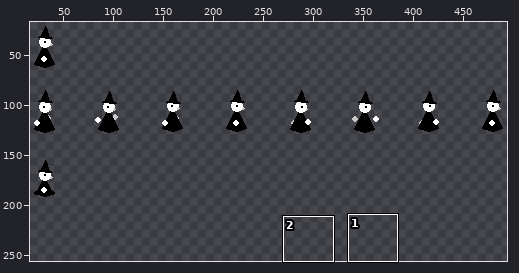
One commit to this pixel-art file: GameEngine/img/AnimationSheet.ase. Above, an overview of the earlier version with the close-up marked.
Close-up. Old version:
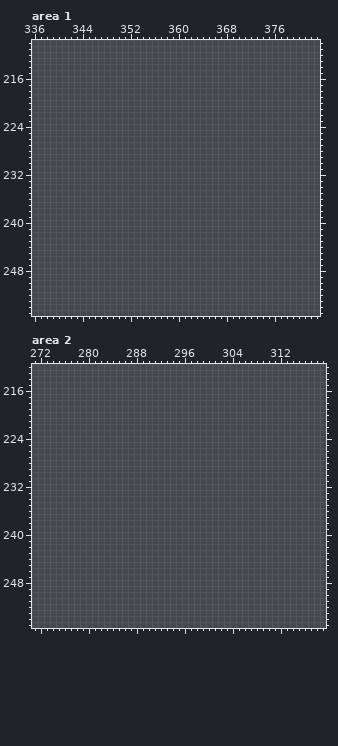
224x129 pixels, 1 frame. Shown: area 1: x 336..383, y 210..255; area 2: x 271..319, y 212..255. The old version is drawn lined up with the new one. The wide view leaves out empty margins. The commit also changed other parts of the picture, which this record leaves out.
Once edited:
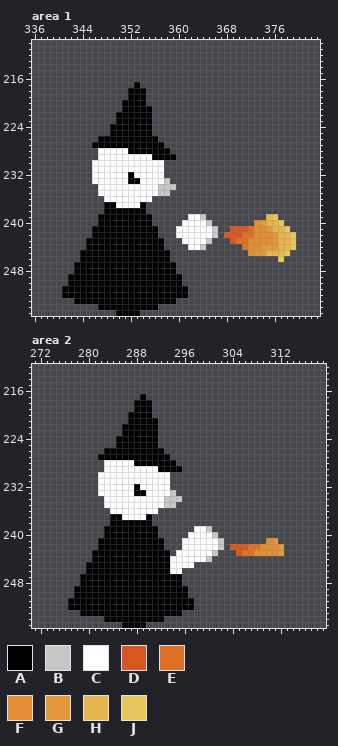
Palette (. is transparent): A #000000  B #c7c7c7  C #ffffff  D #d75720  E #df7126  F #e18e37  G #e2993c  H #e5b54e  J #e7c75c
Edits made:
canvas 224x129 -> 512x256; drawings rearranged on the sheet (the old picture shows each at its new place)
--- area 1
@@ x 336..383 @@
 216 ................................................
-217 ................................................
-218 ................................................
-219 ................................................
-220 ................................................
-221 ................................................
-222 ................................................
-223 ................................................
-224 ................................................
-225 ................................................
-226 ................................................
-227 ................................................
-228 ................................................
-229 ................................................
-230 ................................................
-231 ................................................
-232 ................................................
-233 ................................................
-234 ................................................
-235 ................................................
-236 ................................................
-237 ................................................
-238 ................................................
-239 ................................................
-240 ................................................
-241 ................................................
-242 ................................................
-243 ................................................
-244 ................................................
-245 ................................................
-246 ................................................
-247 ................................................
-248 ................................................
-249 ................................................
-250 ................................................
-251 ................................................
-252 ................................................
-253 ................................................
-254 ................................................
-255 ................................................
+217 .................A..............................
+218 ................AAA.............................
+219 ................AAA.............................
+220 ...............AAAA.............................
+221 ...............AAAAA............................
+222 ..............AAAAAA............................
+223 ..............AAAAAA............................
+224 .............AAAAAAA............................
+225 .............AAAAAAA............................
+226 ...........AAAAAAAAAA...........................
+227 ..........AAAAAAAAAAAA..........................
+228 ...........CCCCCAAAAAAA.........................
+229 ...........CCCCCCCCCAAAA........................
+230 ..........CCCCCCCCCCCC..........................
+231 ..........CCCCCCCCCCCC..........................
+232 ..........CCCCCCACCCCC..........................
+233 ..........CCCCCCAACCCCB.........................
+234 ...........CCCCCCCCCCBBB........................
+235 ...........CCCCCCCCCCBB.........................
+236 ............CCCCCCCC............................
+237 ............AACCCCA.............................
+238 ............AAAAAAA.............................
+239 ...........AAAAAAAAA......CCB..........HJ.......
+240 ...........AAAAAAAAA.....CCCCB.......FGHHJ......
+241 ..........AAAAAAAAAAA...CCCCCCB..DDDEFFGHHJ.....
+242 ..........AAAAAAAAAAA...CCCCCCB.DDDEEFFFGHHJ....
+243 .........AAAAAAAAAAAAA...CCCCB...DEEFFFFGHHJ....
+244 .........AAAAAAAAAAAAA....CCB......EFFGGGHHJ....
+245 ........AAAAAAAAAAAAAAA.............FGGHHHJ.....
+246 ........AAAAAAAAAAAAAAA..................J......
+247 .......AAAAAAAAAAAAAAAAA........................
+248 .......AAAAAAAAAAAAAAAAA........................
+249 ......AAAAAAAAAAAAAAAAAAA.......................
+250 ......AAAAAAAAAAAAAAAAAAA.......................
+251 .....AAAAAAAAAAAAAAAAAAAAA......................
+252 .....AAAAAAAAAAAAAAAAAAAAA......................
+253 .......AAAAAAAAAAAAAAAAA........................
+254 ...........AAAAAAAAAA...........................
+255 ..............AAAA..............................
--- area 2
@@ x 271..319 @@
 216 .................................................
-217 .................................................
-218 .................................................
-219 .................................................
-220 .................................................
-221 .................................................
-222 .................................................
-223 .................................................
-224 .................................................
-225 .................................................
-226 .................................................
-227 .................................................
-228 .................................................
-229 .................................................
-230 .................................................
-231 .................................................
-232 .................................................
-233 .................................................
-234 .................................................
-235 .................................................
-236 .................................................
-237 .................................................
-238 .................................................
-239 .................................................
-240 .................................................
-241 .................................................
-242 .................................................
-243 .................................................
-244 .................................................
-245 .................................................
-246 .................................................
-247 .................................................
-248 .................................................
-249 .................................................
-250 .................................................
-251 .................................................
-252 .................................................
-253 .................................................
-254 .................................................
-255 .................................................
+217 ..................A..............................
+218 .................AAA.............................
+219 .................AAA.............................
+220 ................AAAA.............................
+221 ................AAAAA............................
+222 ...............AAAAAA............................
+223 ...............AAAAAA............................
+224 ..............AAAAAAA............................
+225 ..............AAAAAAA............................
+226 ............AAAAAAAAAA...........................
+227 ...........AAAAAAAAAAAA..........................
+228 ............CCCCCAAAAAAA.........................
+229 ............CCCCCCCCCAAAA........................
+230 ...........CCCCCCCCCCCC..........................
+231 ...........CCCCCCCCCCCC..........................
+232 ...........CCCCCCACCCCC..........................
+233 ...........CCCCCCAACCCCB.........................
+234 ............CCCCCCCCCCBBB........................
+235 ............CCCCCCCCCCBB.........................
+236 .............CCCCCCCC............................
+237 .............AACCCCA.............................
+238 .............AAAAAAA.............................
+239 ............AAAAAAAAA......CCB...................
+240 ............AAAAAAAAA.....CCCCB..................
+241 ...........AAAAAAAAAAA...CCCCCCB.......FG........
+242 ...........AAAAAAAAAAA...CCCCCCB.DDDEEFFFG.......
+243 ..........AAAAAAAAAAAAA.CCCCCCB...DEEFFFFG.......
+244 ..........AAAAAAAAAAAAACCCCCCB...................
+245 .........AAAAAAAAAAAAAACCCC......................
+246 .........AAAAAAAAAAAAAACC........................
+247 ........AAAAAAAAAAAAAAAAA........................
+248 ........AAAAAAAAAAAAAAAAA........................
+249 .......AAAAAAAAAAAAAAAAAAA.......................
+250 .......AAAAAAAAAAAAAAAAAAA.......................
+251 ......AAAAAAAAAAAAAAAAAAAAA......................
+252 ......AAAAAAAAAAAAAAAAAAAAA......................
+253 ........AAAAAAAAAAAAAAAAA........................
+254 ............AAAAAAAAAA...........................
+255 ...............AAAA..............................
